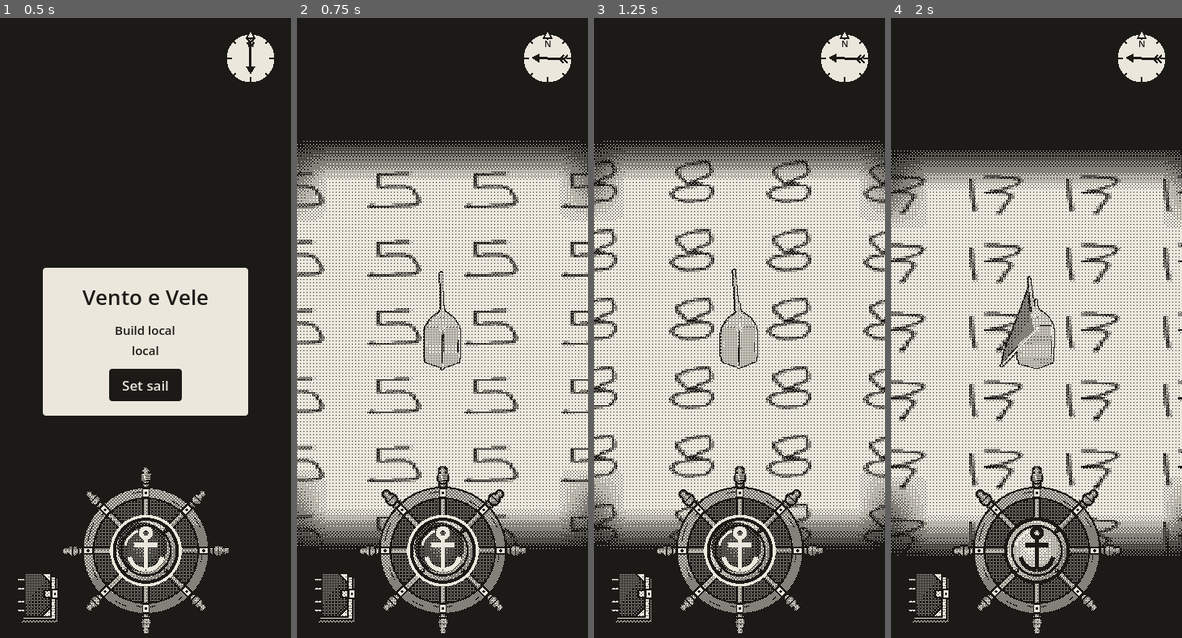
Above: before the commit, frames 1-4 (left to right).
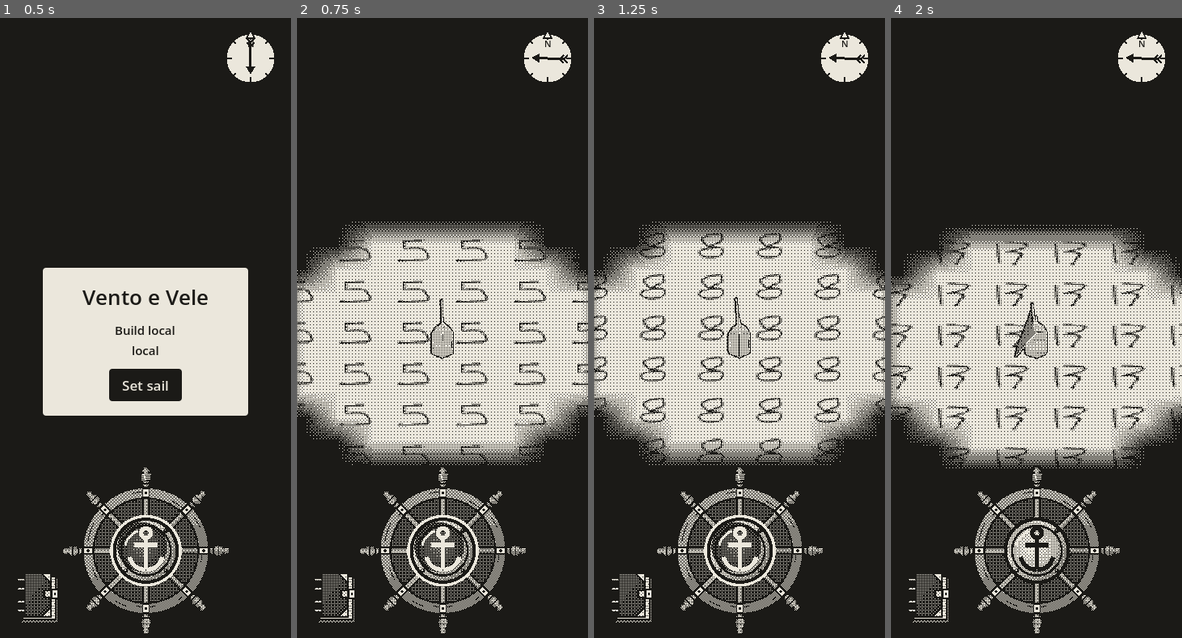
Above: after the commit, the same moments.

Repository: EnricoLabarile/Sail
Game: Godot game, scene res://Assets/Scenes/Overworld.tscn
Same seed, same stepped clock (60 frames per second), same inputs: the game is played once before the commit and once after it.
Inputs (mouse positions are in pixels of both pictures, inside the frame that each line leads up to):
- Up to frame 1 (0.5 s): no input
- Up to frame 2 (0.75 s): click "Set sail" at 0.5 s
- Up to frame 3 (1.25 s): no input
- Up to frame 4 (2 s): tap Enter (ui_accept) at 1.25 s; drag from (1036, 545) to (1065, 197) at 1.27 s

Frame 1 is identical in both runs. In frame 2, 25% of the frame differs, in the area x 0-100%, y 19-86%; in frame 3, 26%; in frame 4, 25%.

Commit message:
Widen the boat camera view
Increase the boat camera's orthographic size from 24 to 40 and assign a unique ID to the Coast node.

Diff:
--- a/Assets/Boat/boat.gd
+++ b/Assets/Boat/boat.gd
@@ -9,7 +9,7 @@
 @export var anchor_bite := 4.0      # how quickly the anchor stops her
 @export var turn_rate := 1.5        # rad/s at full rudder, whatever her speed (as in the prototype; it had 1.62)
 @export var bow_reach := 2.2        # metres from her middle to the bow: the shore stops her there
-@export var heel_max_deg := 5    # how far she leans with the wind on the sail
+@export var heel_max_deg := 5		    # how far she leans with the wind on the sail
 @export var camera_tilt_deg := 45 # the camera's tilt from straight down (the prototype's BOAT_TILT look)
 @export var sail_fill_rate := 2   # how quickly the sail fills or empties (higher = quicker)
 @export var boom_max_deg := 90    # the furthest the sail swings out from the boat's middle line, either side
--- a/Assets/Boat/boat.tscn
+++ b/Assets/Boat/boat.tscn
@@ -25,5 +25,5 @@
 keep_aspect = 0
 projection = 1
 current = true
-size = 24.0
+size = 40.0
 far = 200.0
--- a/Assets/Scenes/Overworld.tscn
+++ b/Assets/Scenes/Overworld.tscn
@@ -16,7 +16,7 @@
 [node name="Sea" parent="." unique_id=1750240136 instance=ExtResource("1_sea")]
 transform = Transform3D(1, 0, 0, 0, 1, 0, 0, 0, 1, 0.11217594, 0.08686733, -0.18092918)
 
-[node name="Coast" type="Node3D" parent="."]
+[node name="Coast" type="Node3D" parent="." unique_id=2108873514]
 
 [node name="Boat" parent="." unique_id=1762906152 instance=ExtResource("2_boat")]
 transform = Transform3D(1, 0, 0, 0, 1, 0, 0, 0, 1, 0, 0, -34)
